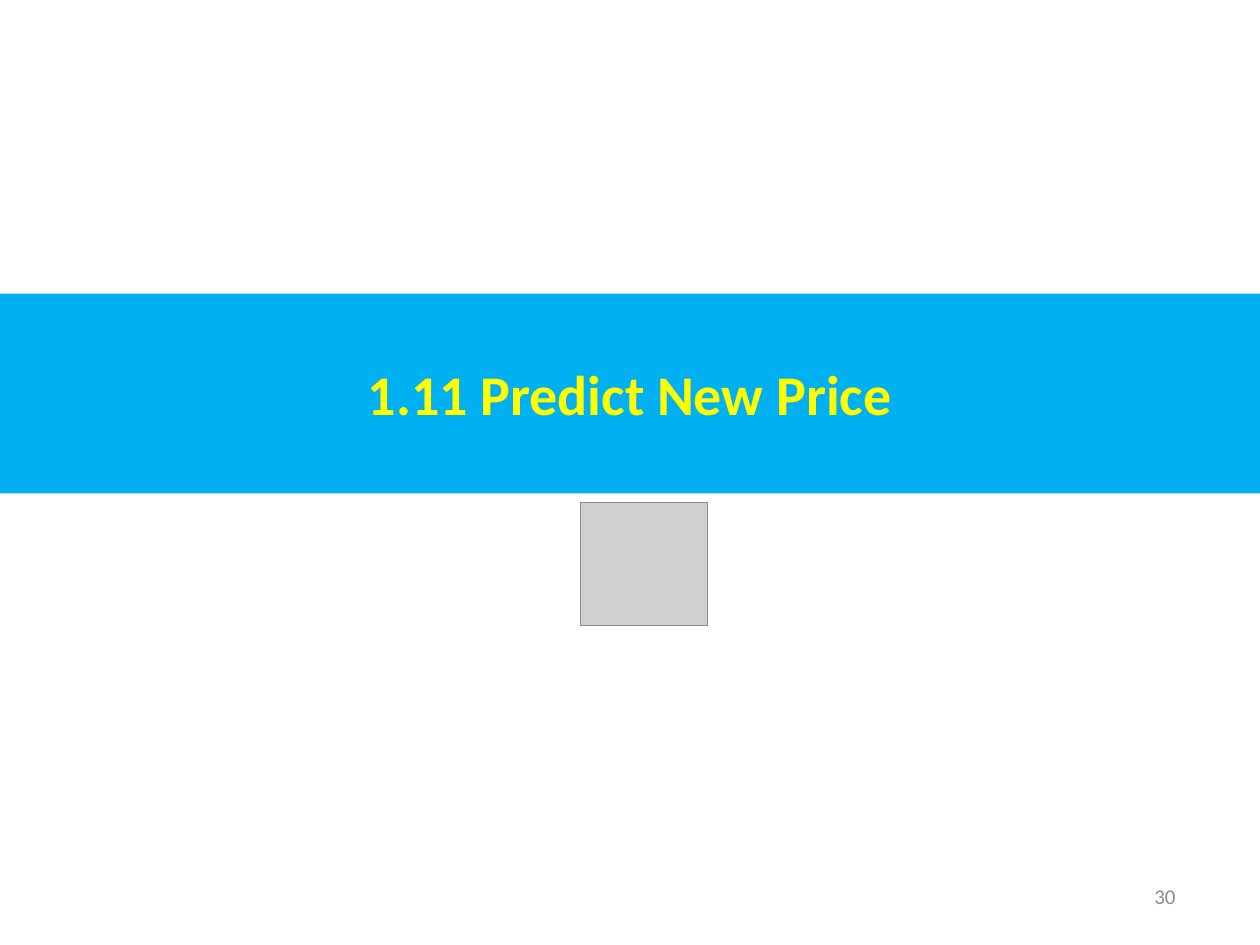
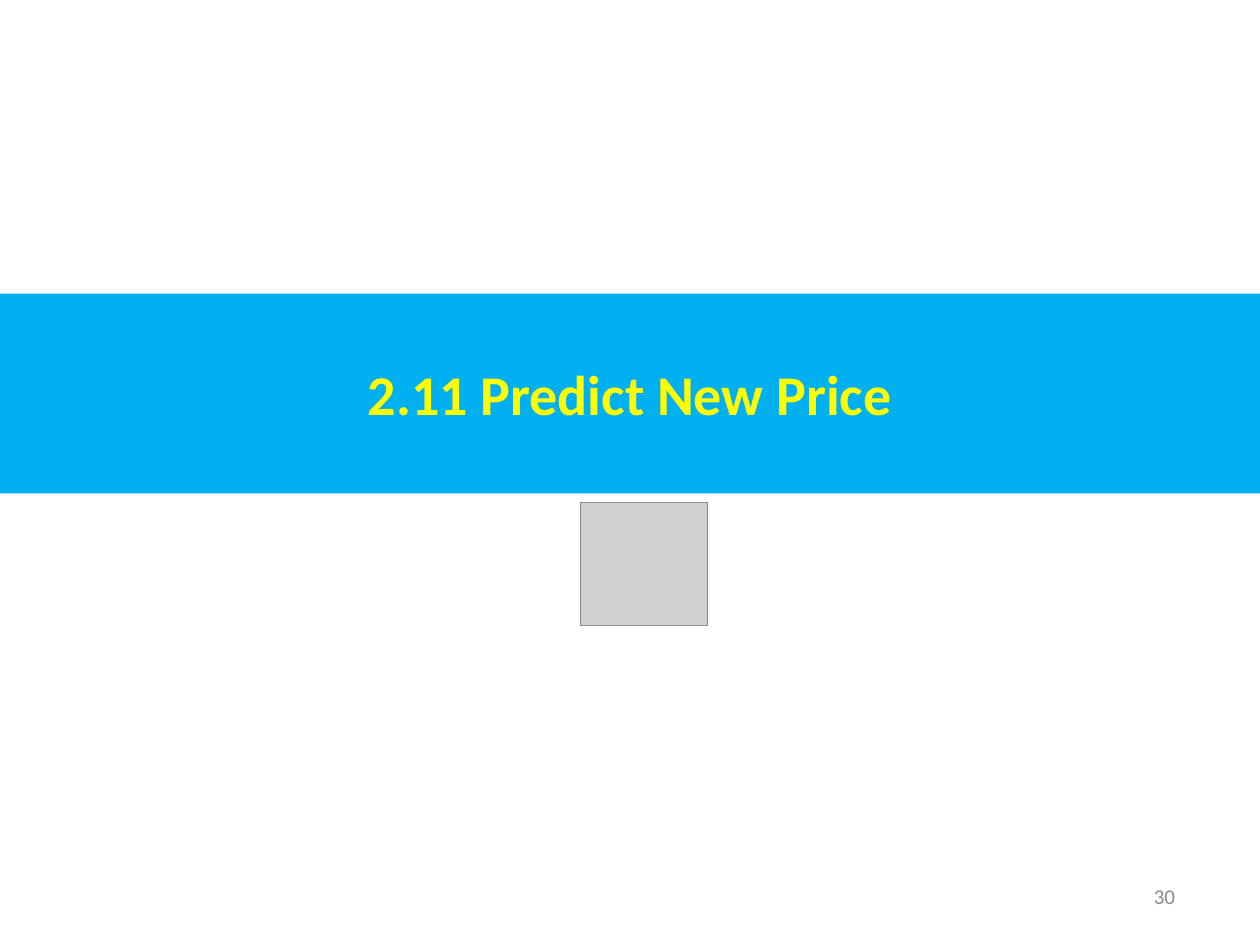
Before and after one commit to peterhchen/AIU_CS511_ML, a slide deck: slide 30 of 000_ML_CB/002_LR_1_Var/001_Video/002_LR_1_Var.ppt. Drawn at 1260x945 pixels with LibreOffice and Linux fonts; fonts in the diff are those of the drawing; grey boxes stand for pictures. Boxes give left, top, right and bottom in pixels: in the first picture for what was removed or moved away, otherwise in the second. Text is boxed around its words. In the diff, an @@ line names an element or a change of style, - is before the commit and + after.

```diff
--- a/000_ML_CB/002_LR_1_Var/001_Video/002_LR_1_Var.ppt
+++ b/000_ML_CB/002_LR_1_Var/001_Video/002_LR_1_Var.ppt
@@ text in rectangle at box(368, 375, 891, 416): text changed @@
-1.11 Predict New Price
+2.11 Predict New Price
```
Also in this commit, not shown: 39 other slides changed.
